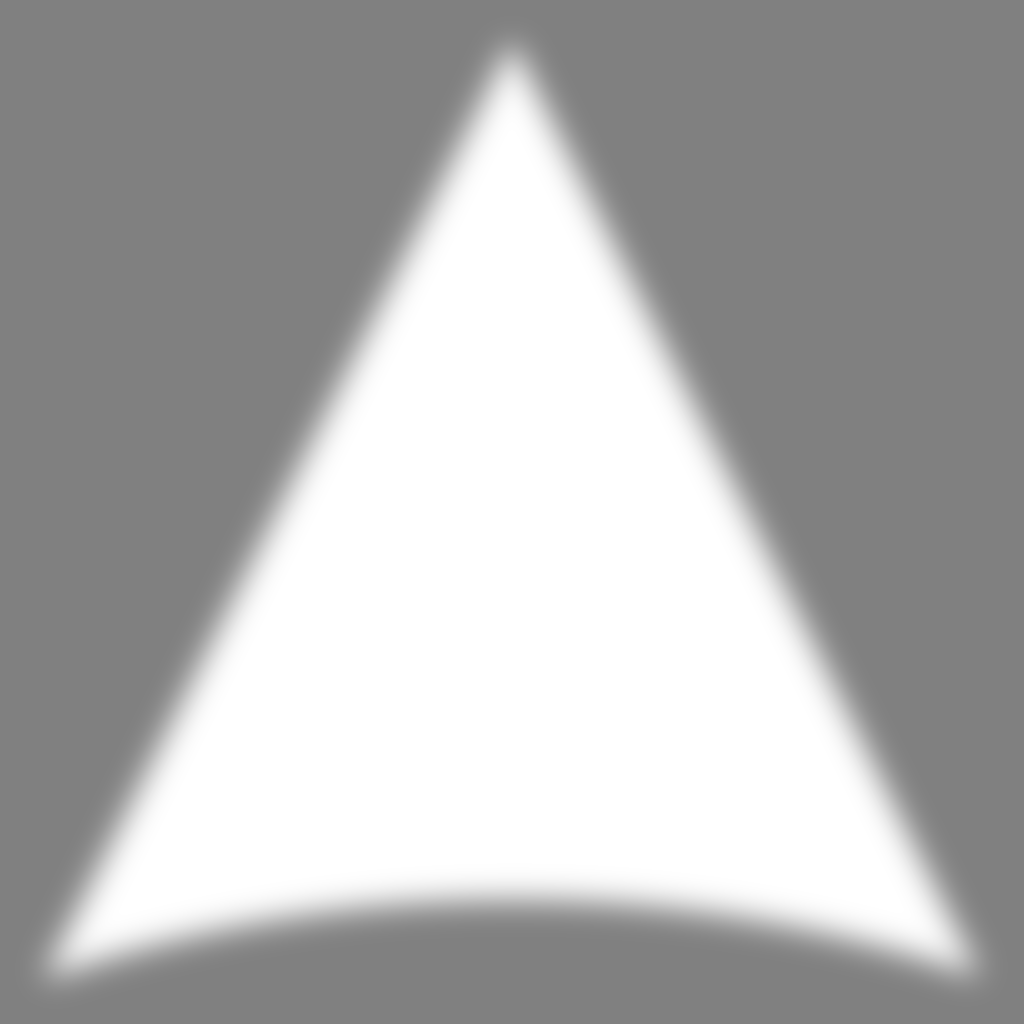
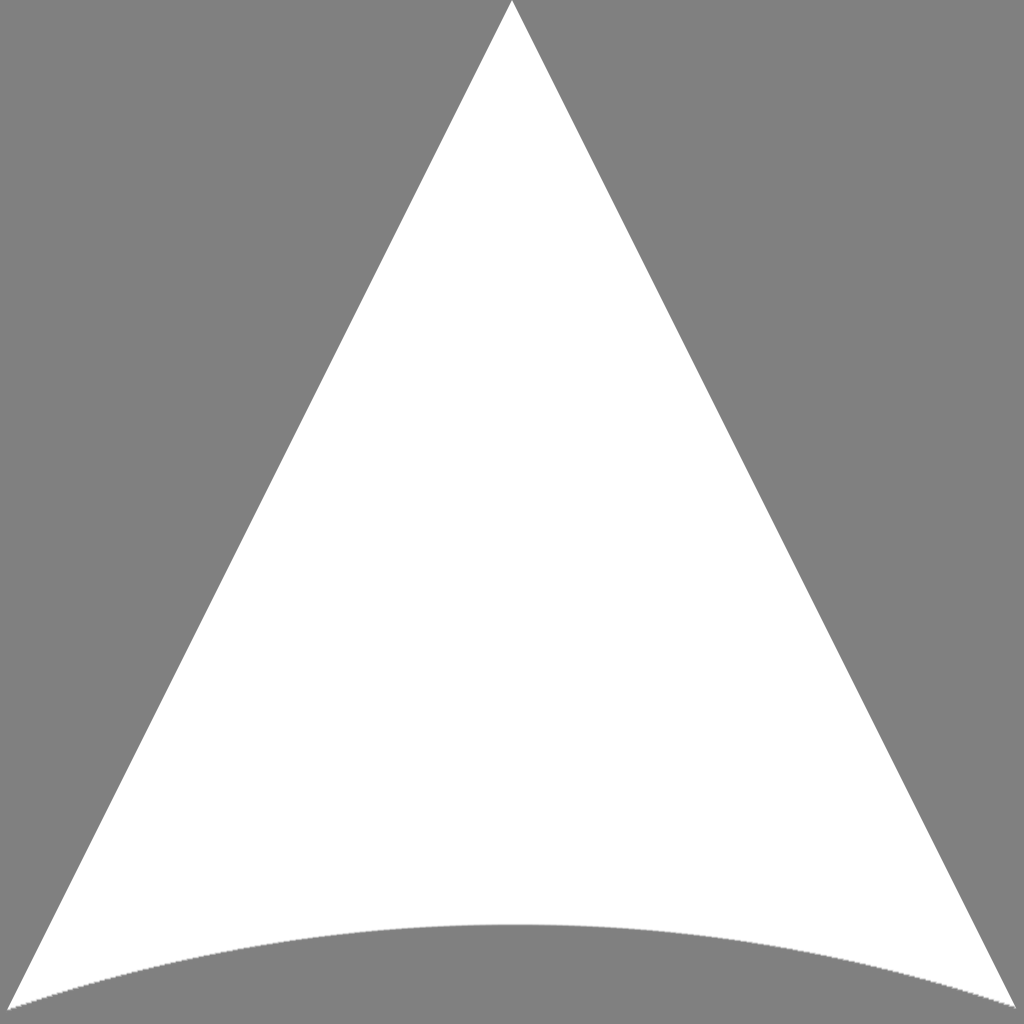
Revision of a layered (1024, 1024) image; what changed, layer by layer:
hid "Triangle 1" (1st of 2) over [10, 11, 1012, 1011]
showed "Triangle 1" (2nd of 2) over [6, 0, 1017, 1013]
